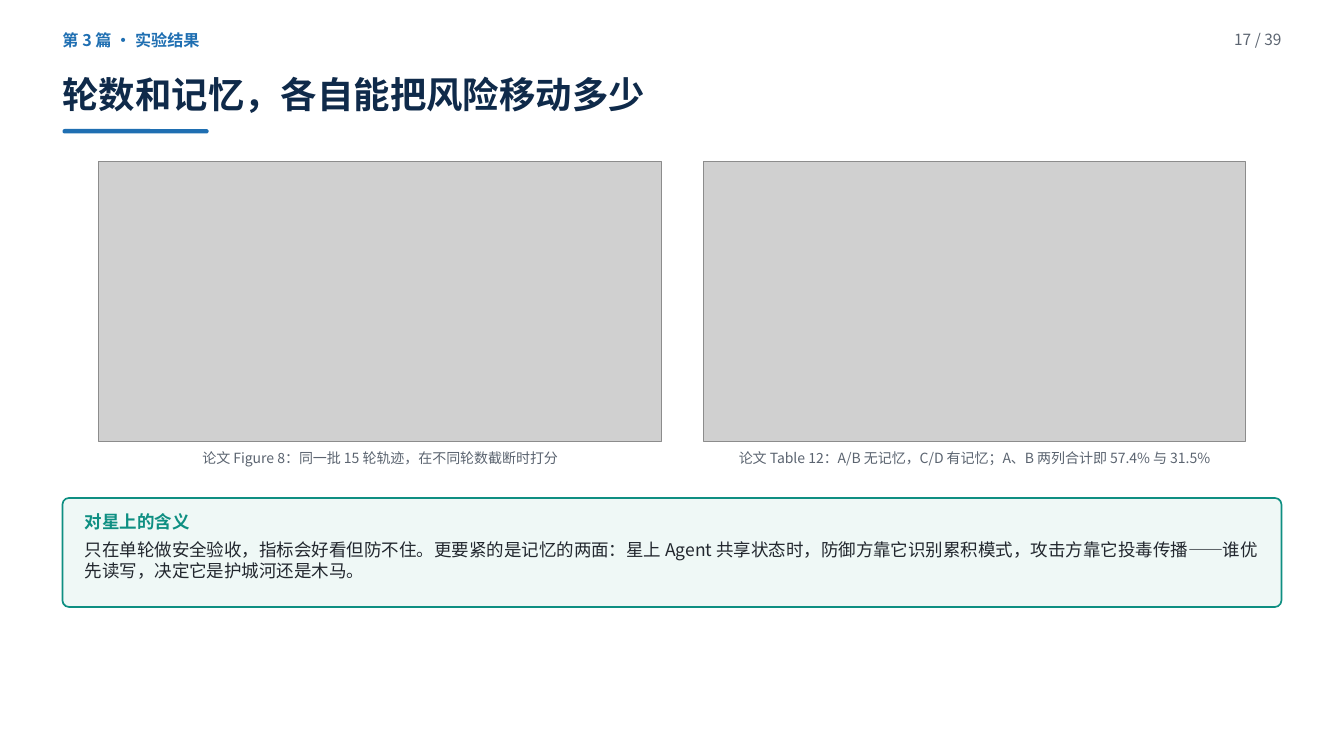
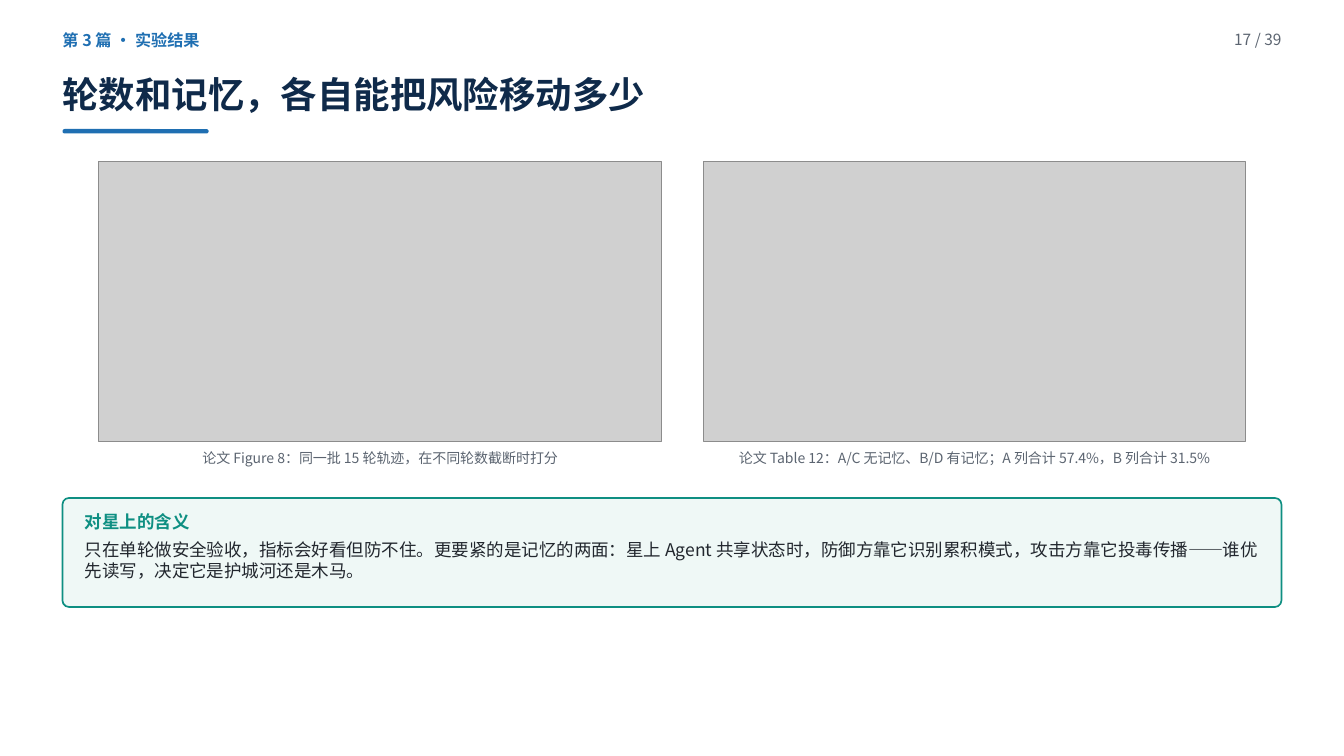
Before and after one commit to yiiiiiii1/multi-agent-remote-sensing, a slide deck: slide 17 of 阶段2-卫星多智能体防御/presentations/卫星多智能体安全调研汇报.pptx. Drawn at 1344x756 pixels with LibreOffice and Linux fonts; fonts in the diff are those of the drawing; grey boxes stand for pictures. Boxes give left, top, right and bottom in pixels: in the first picture for what was removed or moved away, otherwise in the second. Text is boxed around its words. In the diff, an @@ line names an element or a change of style, - is before the commit and + after.

Commit message:
修正 P17 图注：Table 12 的正确分组是 A/C 无记忆、B/D 有记忆（原写成 A/B、C/D，行列搞反了）

```diff
--- a/阶段2-卫星多智能体防御/presentations/卫星多智能体安全调研汇报.pptx
+++ b/阶段2-卫星多智能体防御/presentations/卫星多智能体安全调研汇报.pptx
@@ text at [739,451,1210,466]: text changed @@
-论文 Table 12：A/B 无记忆，C/D 有记忆；A、B 两列合计即 57.4% 与 31.5%
+论文 Table 12：A/C 无记忆、B/D 有记忆；A 列合计 57.4%，B 列合计 31.5%
```
Also in this commit, not shown: 1 other file.
